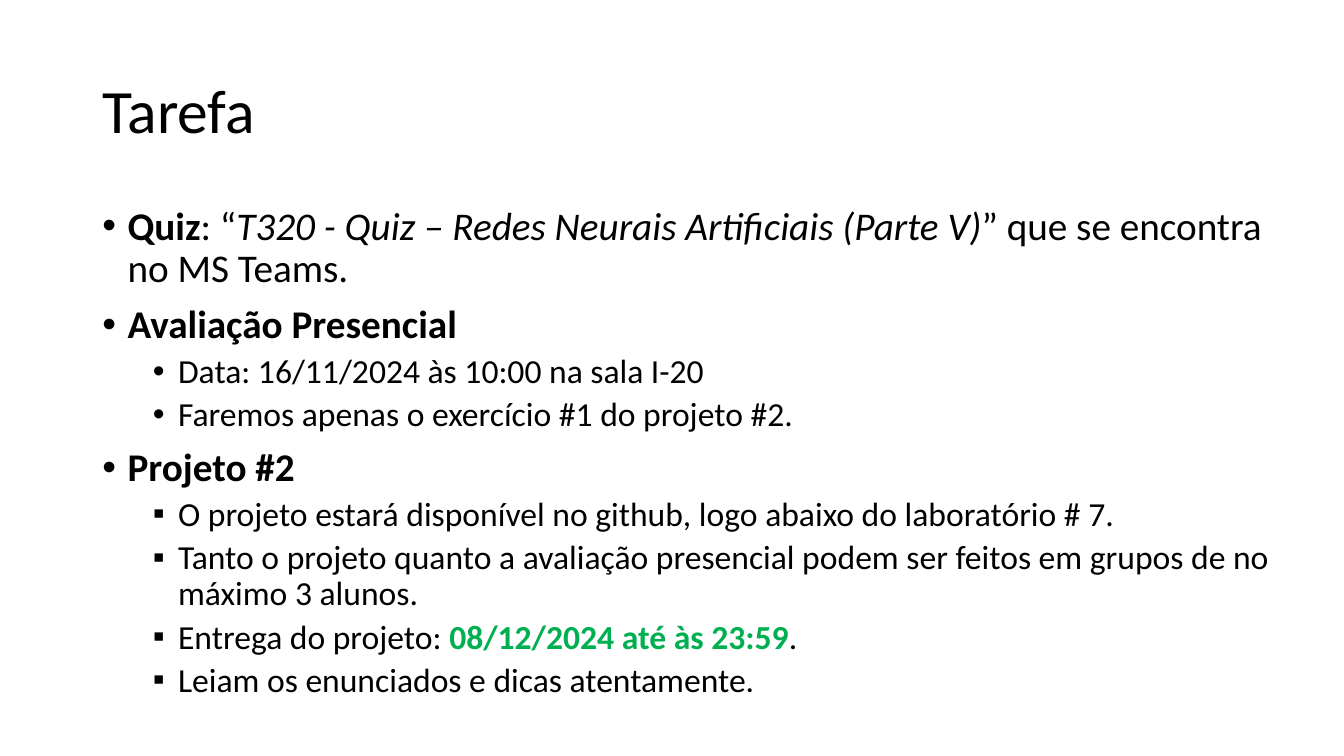
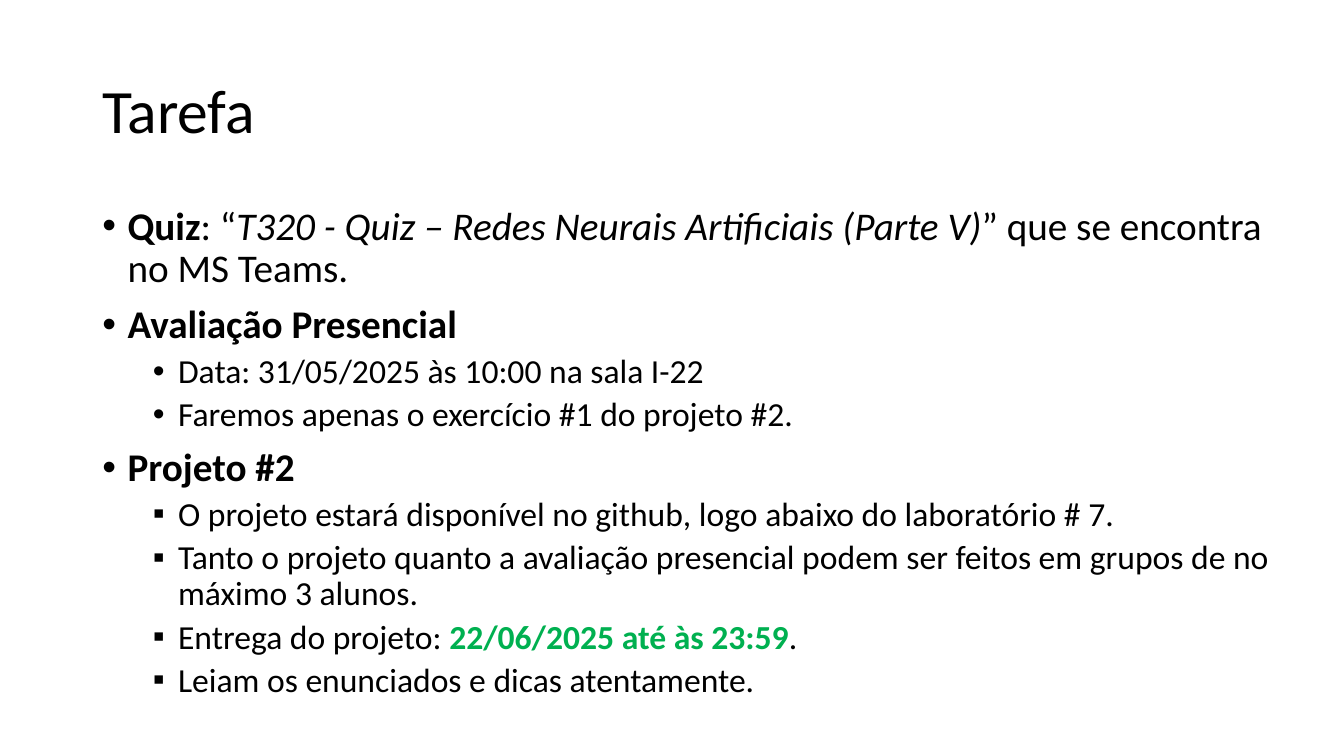
Before and after one commit to zz4fap/t320_aprendizado_de_maquina, a slide deck: slide 14 of slides/T320_Redes_Neurais_Artificiais (Parte III).pptx (slide 13 before the commit). Drawn at 1344x756 pixels with LibreOffice and Linux fonts; fonts in the diff are those of the drawing. Boxes give left, top, right and bottom in pixels: in the first picture for what was removed or moved away, otherwise in the second. Text is boxed around its words. In the diff, an @@ line names an element or a change of style, - is before the commit and + after.

```diff
--- a/slides/T320_Redes_Neurais_Artificiais (Parte III).pptx
+++ b/slides/T320_Redes_Neurais_Artificiais (Parte III).pptx
@@ text at (x1=178, y1=359, x2=704, y2=385): text changed @@
-  • Data: 16/11/2024 às 10:00 na sala I-20
+  • Data: 31/05/2025 às 10:00 na sala I-22
@@ text at (x1=178, y1=625, x2=797, y2=655): text changed @@
-  ▪ Entrega do projeto: 08/12/2024 até às 23:59.
+  ▪ Entrega do projeto: 22/06/2025 até às 23:59.
```
Also in this commit, not shown: 4 other slides changed, 1 slide added, 1 other file.
